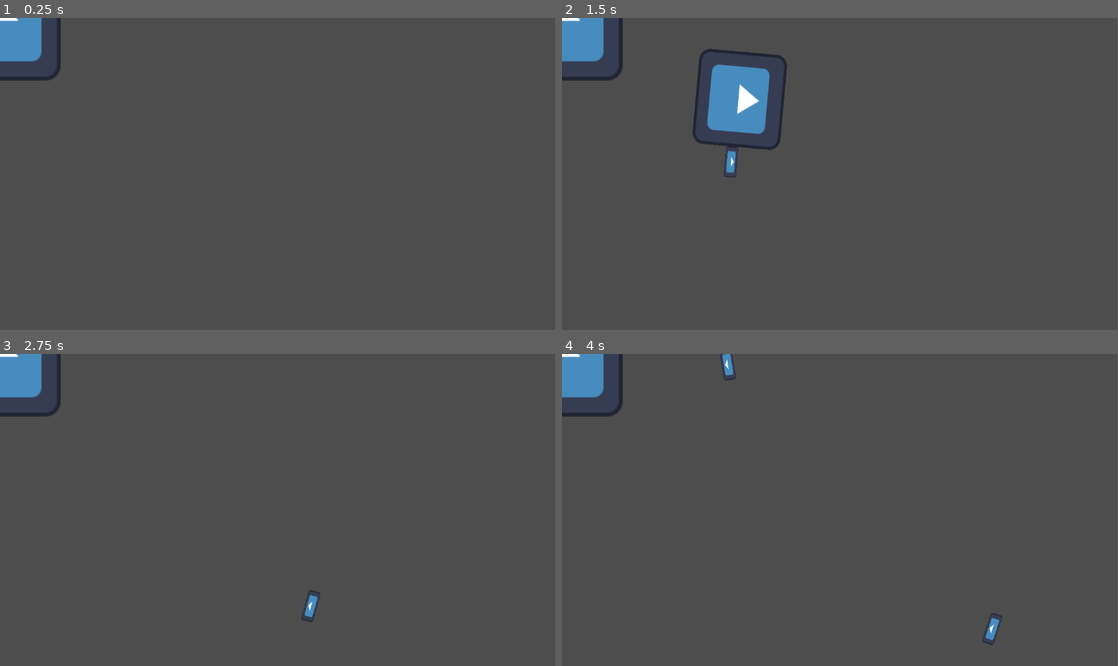
Above: before the commit, frames 1-4 (two rows, left to right).
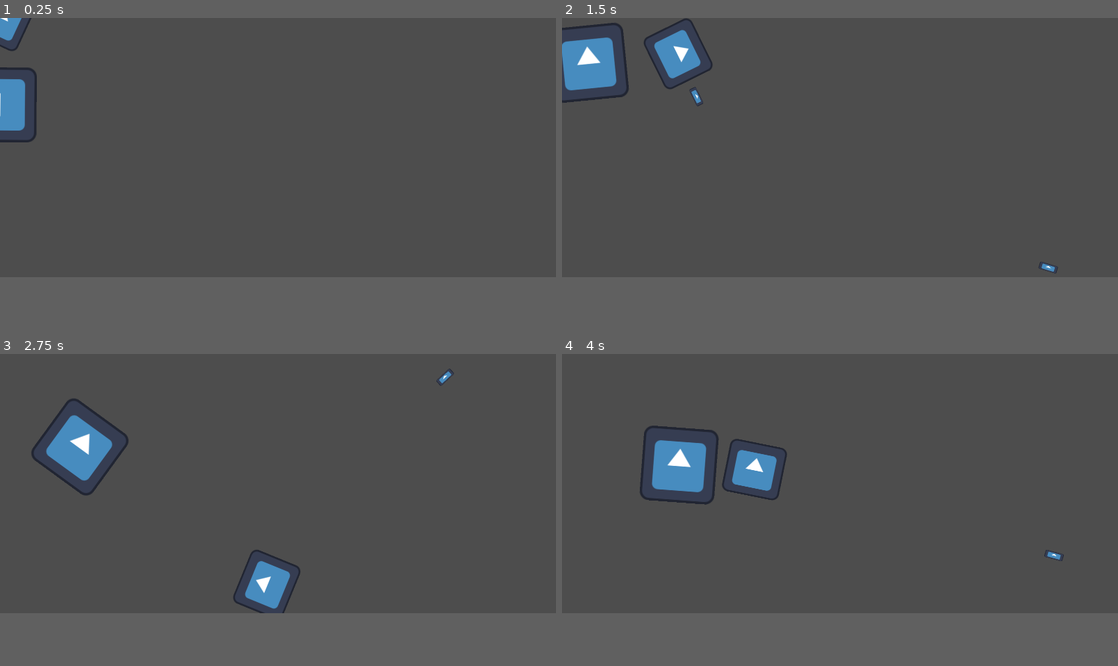
Above: after the commit, the same moments.

Repository: Dunwall/Obverse---A-Web-Based-Top-Down-Shooter-Game
Game: Godot game, scene res://scenes/player.tscn
Same seed, same stepped clock (60 frames per second), same inputs: the game is played once before the commit and once after it. The project has no main scene, so this scene is started directly. The engine's default icon, where the game draws it, is replaced by a stand-in: a white triangle on a blue panel in a dark square.
Inputs (mouse positions are in pixels of both pictures, inside the frame that each line leads up to):
- Up to frame 1 (0.25 s): no input
- Up to frame 2 (1.5 s): tap Enter at 0.5 s; move the mouse to (962, 158) at 0.52 s; hold D (right) 0.53-1.28 s; click (962, 158) at 0.6 s; move the mouse to (728, 189) at 1.27 s; hold S (down) from 1.28 s (still down); click (728, 189) at 1.35 s
- Up to frame 3 (2.75 s): move the mouse to (333, 441) at 2.02 s; release S (down) at 2.03 s; hold D (right) from 2.03 s (still down); click (333, 441) at 2.1 s
- Up to frame 4 (4 s): move the mouse to (812, 572) at 2.77 s; release D (right) at 2.78 s; hold W (up) 2.78-3.53 s; click (812, 572) at 2.85 s; move the mouse to (1006, 556) at 3.52 s; hold A (left) from 3.53 s (still down); click (1006, 556) at 3.6 s
In our replay, the window is 799x449 before the commit and 800x373 after it. These sizes can differ from the game's own. Grey fills any space a smaller window leaves; there, only what the larger window draws over its background counts as a difference.

The runs differ from the first frame. In frame 1, 2.0% of the frame differs, in the area x 0-11%, y 0-40%; in frame 2, 6.0%, in the area x 0-90%, y 0-82%; in frame 3, 4.4%; in frame 4, 4.6%.

Commit message:
create enemy mechanic
add enemy follow mechanic

Diff:
--- a/game/project.godot
+++ b/game/project.godot
@@ -13,6 +13,11 @@
 config/name="game"
 config/features=PackedStringArray("4.4", "GL Compatibility")
 config/icon="res://icon.svg"
+
+[display]
+
+window/size/viewport_width=1902
+window/size/viewport_height=888
 
 [input]
 
--- /dev/null
+++ b/game/scenes/enemy.gd
@@ -0,0 +1,14 @@
+extends CharacterBody2D
+
+@export var speed: float = 200.0
+
+func _physics_process(delta: float) -> void:
+	var player = get_parent().get_node("Player")
+	if not player:
+		return
+
+	var direction = (player.position - position).normalized()
+	velocity = direction * speed
+	move_and_slide()
+
+	look_at(player.position)
--- a/game/scenes/enemy.tscn
+++ b/game/scenes/enemy.tscn
@@ -1,11 +1,22 @@
-[gd_scene load_steps=2 format=3 uid="uid://cgnuxbs0vg16s"]
+[gd_scene load_steps=5 format=3 uid="uid://cgnuxbs0vg16s"]
 
 [ext_resource type="Texture2D" uid="uid://dhuf0pqk7fc5i" path="res://icon.svg" id="1_7p1mj"]
+[ext_resource type="Script" uid="uid://doaa27m0lvnma" path="res://scenes/enemy.gd" id="1_md0e3"]
+
+[sub_resource type="RectangleShape2D" id="RectangleShape2D_7p1mj"]
+size = Vector2(126, 124.5)
+
+[sub_resource type="RectangleShape2D" id="RectangleShape2D_md0e3"]
+size = Vector2(127, 127)
 
 [node name="Enemy" type="CharacterBody2D"]
 scale = Vector2(2, 2)
+script = ExtResource("1_md0e3")
 
 [node name="CollisionShape2D" type="CollisionShape2D" parent="."]
+position = Vector2(0.5, 0.25)
+shape = SubResource("RectangleShape2D_7p1mj")
+debug_color = Color(0.941138, 0.0149687, 0.605282, 0.42)
 
 [node name="Sprite2D" type="Sprite2D" parent="."]
 texture = ExtResource("1_7p1mj")
@@ -13,3 +24,5 @@
 [node name="Area2D" type="Area2D" parent="."]
 
 [node name="CollisionShape2D" type="CollisionShape2D" parent="Area2D"]
+scale = Vector2(1.1, 1.1)
+shape = SubResource("RectangleShape2D_md0e3")
--- a/game/scenes/player.tscn
+++ b/game/scenes/player.tscn
@@ -5,10 +5,10 @@
 [ext_resource type="PackedScene" uid="uid://cgnuxbs0vg16s" path="res://scenes/enemy.tscn" id="3_qhqgy"]
 
 [sub_resource type="RectangleShape2D" id="RectangleShape2D_dqkch"]
-size = Vector2(66, 60.5)
+size = Vector2(84, 84.3333)
 
 [sub_resource type="RectangleShape2D" id="RectangleShape2D_qlg0r"]
-size = Vector2(72, 68)
+size = Vector2(72, 71.1795)
 
 [node name="world" type="Node2D"]
 position = Vector2(-2, 2)
@@ -24,14 +24,15 @@
 texture = ExtResource("2_qhqgy")
 
 [node name="CollisionShape2D" type="CollisionShape2D" parent="Player"]
-position = Vector2(0, -2.25)
+position = Vector2(0.333334, 0.166666)
 shape = SubResource("RectangleShape2D_dqkch")
 debug_color = Color(0.950163, 7.70092e-07, 0.569948, 0.42)
 
 [node name="Area2D" type="Area2D" parent="Player"]
 
 [node name="CollisionShape2D" type="CollisionShape2D" parent="Player/Area2D"]
-position = Vector2(0, -2)
+position = Vector2(0, 0.0666679)
+scale = Vector2(1.3, 1.3)
 shape = SubResource("RectangleShape2D_qlg0r")
 
 [node name="Enemy" parent="." instance=ExtResource("3_qhqgy")]
Not shown, added: game/scenes/enemy.gd.uid
